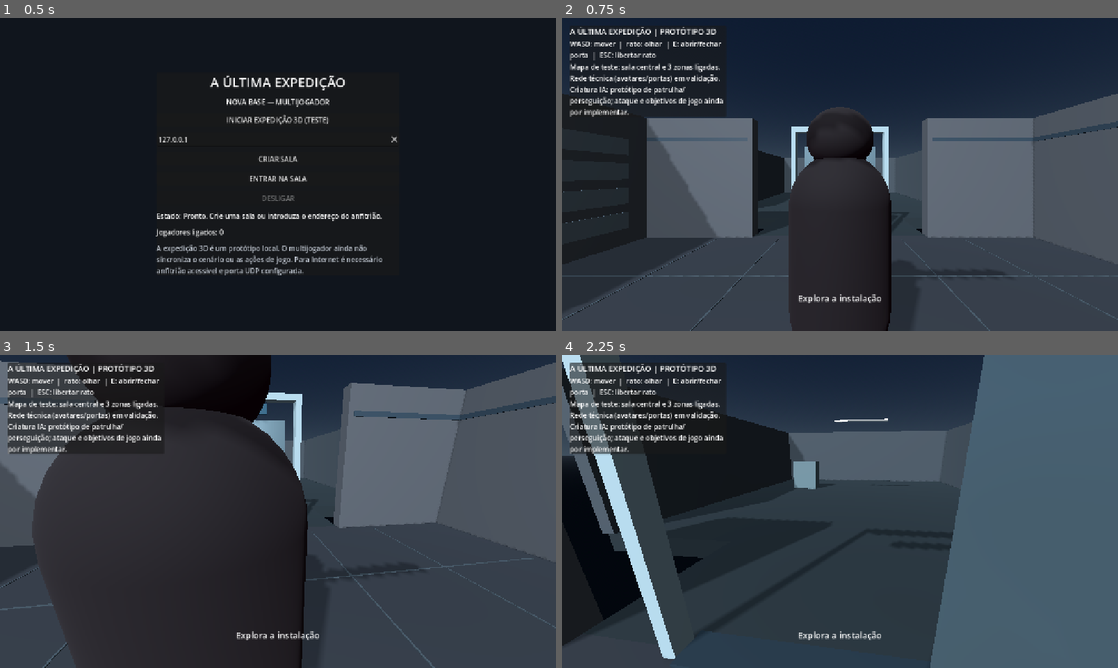
Above: before the commit, frames 1-4 (two rows, left to right).
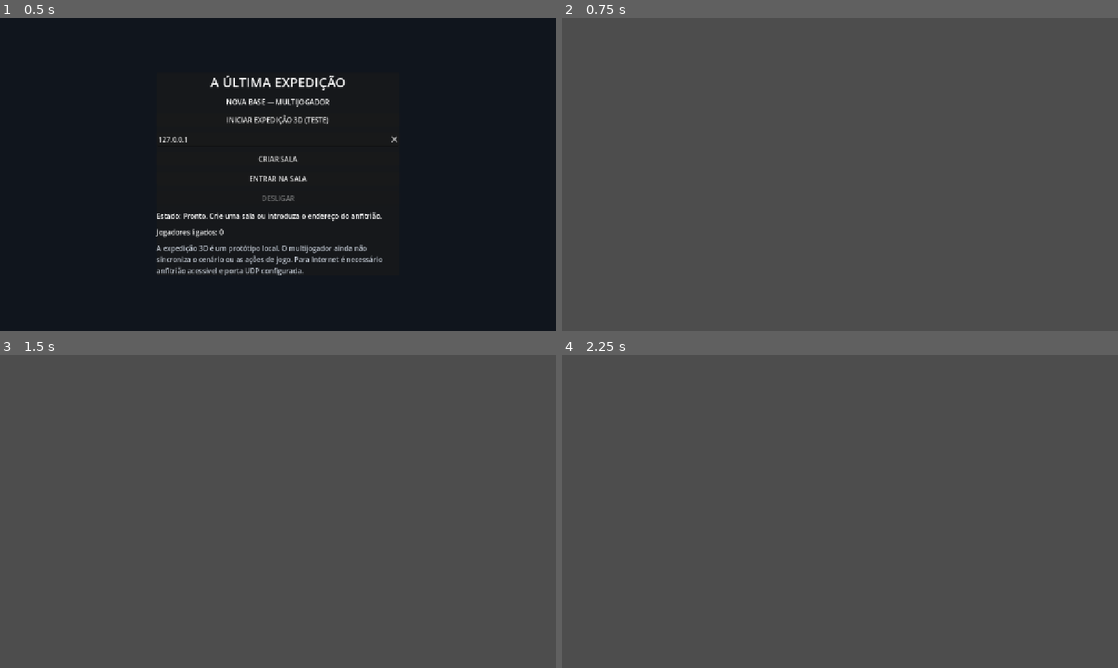
Above: after the commit, the same moments.

Repository: lufime/Valep-lis---Cidade-Viva-
Game: Godot game, scene res://scenes/main.tscn
Same seed, same stepped clock (60 frames per second), same inputs: the game is played once before the commit and once after it.
Inputs (mouse positions are in pixels of both pictures, inside the frame that each line leads up to):
- Up to frame 1 (0.5 s): no input
- Up to frame 2 (0.75 s): click "INICIAR EXPEDIÇÃO 3D (TESTE)" at 0.5 s
- Up to frame 3 (1.5 s): tap Enter at 1.25 s; move the mouse to (305, 511) at 1.27 s; hold W from 1.28 s (still down); tap E at 1.35 s; click (305, 511) at 1.42 s
- Up to frame 4 (2.25 s): keep holding W; move the mouse to (812, 511) at 2.02 s; tap E at 2.1 s

Frame 1 is identical in both runs. In frame 2, 70% of the frame differs, in the area x 0-100%, y 0-100%; in frame 3, 64%; in frame 4, 97%.
Error after the commit: Parse Error: Function "_build_environment()" not found in base self. (res://scripts/expedition_3d.gd:441)

Commit message:
Evitar consulta repetida do ID ENet após queda da ligação

Diff:
--- a/expedicao/scripts/expedition_3d.gd
+++ b/expedicao/scripts/expedition_3d.gd
@@ -18,6 +18,7 @@
 var _player_states: Dictionary = {}
 var _last_server_sync_msec: Dictionary = {}
 var _sync_elapsed := 0.0
+var _local_peer_id := 1
 
 func _process(delta: float) -> void:
 	var blend := 1.0 - exp(-12.0 * delta)
@@ -43,7 +44,7 @@
 	# get_unique_id() quando o peer ENet já não está ativo.
 	var peer_id := 1
 	if connection_active:
-		peer_id = multiplayer.get_unique_id()
+		peer_id = _local_peer_id
 	var state := {"position": _local_player.global_position, "yaw": _local_player.rotation.y, "pitch": float(_local_player.get("pitch"))}
 	_player_states[peer_id] = state
 	if not connection_active:
@@ -56,6 +57,7 @@
 func _register_with_host() -> void:
 	if multiplayer.multiplayer_peer != null and multiplayer.multiplayer_peer.get_connection_status() == MultiplayerPeer.CONNECTION_CONNECTED:
 		var p := multiplayer.get_unique_id()
+		_local_peer_id = p
 		_rpc_register_player.rpc_id(1, p, _local_player.global_position, _local_player.rotation.y, float(_local_player.get("pitch")))
 
 @rpc("any_peer", "call_remote", "reliable")
@@ -498,228 +500,3 @@
 	# depois da gravidade, e uma margem a tocar no chão bloquearia todo o movimento horizontal.
 	query.transform = Transform3D(Basis.IDENTITY, previous_position + Vector3(0.0, 0.92, 0.0))
 	query.motion = displacement
-	query.margin = 0.005
-	if is_instance_valid(_local_player):
-		query.exclude = [_local_player.get_rid()]
-	var space := world.direct_space_state
-	# Não aceitamos uma trajetória que comece dentro de uma parede/porta.
-	if not space.intersect_shape(query, 8).is_empty():
-		return false
-	var fractions := space.cast_motion(query)
-	if fractions.size() < 2:
-		return false
-	return float(fractions[0]) >= 0.999
-
-func _build_environment() -> void:
-	var environment := WorldEnvironment.new()
-	var env := Environment.new()
-	env.background_mode = Environment.BG_SKY
-	env.sky = Sky.new()
-	var sky_material := ProceduralSkyMaterial.new()
-	sky_material.sky_top_color = Color("#101a2a")
-	sky_material.sky_horizon_color = Color("#35404a")
-	sky_material.ground_bottom_color = Color("#080b10")
-	sky_material.ground_horizon_color = Color("#20262d")
-	env.sky.sky_material = sky_material
-	env.ambient_light_source = Environment.AMBIENT_SOURCE_COLOR
-	env.ambient_light_color = Color("#858585")
-	env.ambient_light_energy = 0.32
-	env.tonemap_mode = Environment.TONE_MAPPER_FILMIC
-	environment.environment = env
-	add_child(environment)
-
-	var light := DirectionalLight3D.new()
-	light.rotation_degrees = Vector3(-38, -28, 0)
-	light.light_energy = 0.62
-	light.shadow_enabled = true
-	light.shadow_opacity = 0.55
-	light.shadow_blur = 1.0
-	add_child(light)
-
-	var fill := OmniLight3D.new()
-	fill.position = Vector3(0, 2.7, 0)
-	fill.light_color = Color("#ffffff")
-	fill.light_energy = 0.18
-	fill.omni_range = 12.0
-	add_child(fill)
-
-func _build_map() -> void:
-	# Central room, two side rooms and a rear corridor, connected by real door openings.
-	_add_box("CentralFloor", Vector3(0, -0.2, 0), Vector3(10, 0.4, 10), Color("#303740"))
-	_add_box("NorthRoomFloor", Vector3(0, -0.2, -12), Vector3(10, 0.4, 10), Color("#29343b"))
-	_add_box("EastRoomFloor", Vector3(12, -0.2, 0), Vector3(10, 0.4, 10), Color("#34333a"))
-	_add_box("SouthRoomFloor", Vector3(0, -0.2, 12), Vector3(10, 0.4, 10), Color("#2e353a"))
-
-	# Fill the 2 m gaps between the central room and each outer zone so
-	# players have continuous collision floor while crossing the doorways.
-	_add_box("NorthConnectorFloor", Vector3(0, -0.2, -6), Vector3(4.4, 0.4, 2), Color("#29343b"))
-	_add_box("EastConnectorFloor", Vector3(6, -0.2, 0), Vector3(2, 0.4, 4.4), Color("#34333a"))
-	_add_box("SouthConnectorFloor", Vector3(0, -0.2, 6), Vector3(4.4, 0.4, 2), Color("#2e353a"))
-
-	# Central room walls with openings at each connection.
-	_add_box("CentralWestWall", Vector3(-5, 1.5, 0), Vector3(0.3, 3, 10), Color("#505760"))
-	_add_box("CentralEastUpper", Vector3(5, 1.5, -3.6), Vector3(0.3, 3, 2.8), Color("#505760"))
-	_add_box("CentralEastLower", Vector3(5, 1.5, 3.6), Vector3(0.3, 3, 2.8), Color("#505760"))
-	_add_box("CentralNorthLeft", Vector3(-3.6, 1.5, -5), Vector3(2.8, 3, 0.3), Color("#505760"))
-	_add_box("CentralNorthRight", Vector3(3.6, 1.5, -5), Vector3(2.8, 3, 0.3), Color("#505760"))
-	_add_box("CentralSouthLeft", Vector3(-3.6, 1.5, 5), Vector3(2.8, 3, 0.3), Color("#505760"))
-	_add_box("CentralSouthRight", Vector3(3.6, 1.5, 5), Vector3(2.8, 3, 0.3), Color("#505760"))
-
-	# Outer walls for connected zones.
-	_add_box("NorthWest", Vector3(-5, 1.5, -12), Vector3(0.3, 3, 10), Color("#46515b"))
-	_add_box("NorthEast", Vector3(5, 1.5, -12), Vector3(0.3, 3, 10), Color("#46515b"))
-	_add_box("NorthBack", Vector3(0, 1.5, -17), Vector3(10, 3, 0.3), Color("#46515b"))
-	_add_box("EastTop", Vector3(12, 1.5, -5), Vector3(10, 3, 0.3), Color("#46515b"))
-	_add_box("EastBottom", Vector3(12, 1.5, 5), Vector3(10, 3, 0.3), Color("#46515b"))
-	_add_box("EastBack", Vector3(17, 1.5, 0), Vector3(0.3, 3, 10), Color("#46515b"))
-	_add_box("SouthWest", Vector3(-5, 1.5, 12), Vector3(0.3, 3, 10), Color("#46515b"))
-	_add_box("SouthEast", Vector3(5, 1.5, 12), Vector3(0.3, 3, 10), Color("#46515b"))
-	_add_box("SouthBack", Vector3(0, 1.5, 17), Vector3(10, 3, 0.3), Color("#46515b"))
-
-	_add_door("DoorToNorth", Vector3(0, 1.15, -5), 0.0)
-	_add_door("DoorToEast", Vector3(5, 1.15, 0), PI / 2.0)
-	_add_door("DoorToSouth", Vector3(0, 1.15, 5), 0.0)
-	_add_box("NorthConsole", Vector3(-2.7, 0.65, -13.5), Vector3(1.1, 1.3, 0.7), Color("#657d88"))
-	_add_box("EastCrate", Vector3(14.5, 0.55, 2.5), Vector3(1.2, 1.1, 1.2), Color("#75634d"))
-	_add_box("SouthTable", Vector3(1.8, 0.8, 13.5), Vector3(2.2, 1.6, 1.0), Color("#4c555d"))
-
-
-	# Molduras finas posicionadas fora do volume útil das passagens.
-	var frame_color := Color("#8da7b5")
-	var frame_dark := Color("#263744")
-	# Ligações norte/sul: vãos com 2,2 m, sem painéis fixos a atravessar a passagem.
-	for z_pos in [-5.0, 5.0]:
-		for x_pos in [-1.18, 1.18]:
-			_add_box("DoorFramePost_%s_%s" % [str(z_pos), str(x_pos)], Vector3(x_pos, 1.35, z_pos), Vector3(0.12, 2.7, 0.18), frame_color)
-		_add_box("DoorFrameHeader_%s" % str(z_pos), Vector3(0, 2.72, z_pos), Vector3(2.48, 0.12, 0.18), frame_color)
-		_add_box("DoorFrameThreshold_%s" % str(z_pos), Vector3(0, 0.025, z_pos), Vector3(2.2, 0.035, 0.30), frame_dark)
-	# Ligação este: moldura rodando 90 graus em torno do eixo vertical.
-	for z_pos in [-1.18, 1.18]:
-		_add_box("DoorFramePostEast_%s" % str(z_pos), Vector3(5.0, 1.35, z_pos), Vector3(0.18, 2.7, 0.12), frame_color)
-	_add_box("DoorFrameHeaderEast", Vector3(5.0, 2.72, 0), Vector3(0.18, 0.12, 2.48), frame_color)
-	_add_box("DoorFrameThresholdEast", Vector3(5.0, 0.025, 0), Vector3(0.30, 0.035, 2.2), frame_dark)
-
-	# Luzes de teto discretas; sem objetos luminosos a bloquear os vãos.
-	_add_detail_box("CeilingLightCentral", Vector3(0, 2.86, 0), Vector3(2.0, 0.045, 0.22), Color("#d6efff"), 0.12)
-	_add_detail_box("CeilingLightNorth", Vector3(0, 2.86, -12), Vector3(2.0, 0.045, 0.22), Color("#d6efff"), 0.12)
-	_add_detail_box("CeilingLightEast", Vector3(12, 2.86, 0), Vector3(0.22, 0.045, 2.0), Color("#d6efff"), 0.12)
-	_add_detail_box("CeilingLightSouth", Vector3(0, 2.86, 12), Vector3(2.0, 0.045, 0.22), Color("#d6efff"), 0.12)
-	_add_detail_box("NorthZoneSign", Vector3(0, 2.45, -4.72), Vector3(1.05, 0.18, 0.04), Color("#214c63"), 0.20)
-	_add_detail_box("EastZoneSign", Vector3(4.72, 2.45, 0), Vector3(0.04, 0.18, 1.05), Color("#214c63"), 0.20)
-	_add_detail_box("SouthZoneSign", Vector3(0, 2.45, 4.72), Vector3(1.05, 0.18, 0.04), Color("#214c63"), 0.20)
-
-	# Acabamentos de instalação: juntas no piso, rodapés técnicos e painéis de parede.
-	var floor_joint := Color("#46535d")
-	var wall_panel := Color("#657581")
-	var wall_shadow := Color("#394957")
-	for x_pos in [-3.0, -1.5, 1.5, 3.0]:
-		_add_detail_box("FloorJointX_%s" % str(x_pos), Vector3(x_pos, 0.008, 0), Vector3(0.018, 0.008, 9.4), floor_joint)
-	for z_pos in [-3.0, -1.5, 1.5, 3.0]:
-		_add_detail_box("FloorJointZ_%s" % str(z_pos), Vector3(0, 0.009, z_pos), Vector3(9.4, 0.008, 0.018), floor_joint)
-	# Painéis pouco profundos na parede oeste; não alteram colisões nem largura dos corredores.
-	for y_pos in [0.55, 1.1, 1.65, 2.2]:
-		_add_detail_box("WestWallPanel_%s" % str(y_pos), Vector3(-4.81, y_pos, 0), Vector3(0.025, 0.36, 8.8), wall_panel)
-	# Faixas técnicas nas paredes laterais, afastadas das aberturas das portas.
-	_add_detail_box("EastUpperWallBand", Vector3(4.81, 2.45, -3.55), Vector3(0.025, 0.10, 2.5), wall_shadow)
-	_add_detail_box("EastLowerWallBand", Vector3(4.81, 2.45, 3.55), Vector3(0.025, 0.10, 2.5), wall_shadow)
-	_add_detail_box("NorthLeftWallBand", Vector3(-3.55, 2.45, -4.81), Vector3(2.5, 0.10, 0.025), wall_shadow)
-	_add_detail_box("NorthRightWallBand", Vector3(3.55, 2.45, -4.81), Vector3(2.5, 0.10, 0.025), wall_shadow)
-	_add_detail_box("SouthLeftWallBand", Vector3(-3.55, 2.45, 4.81), Vector3(2.5, 0.10, 0.025), wall_shadow)
-	_add_detail_box("SouthRightWallBand", Vector3(3.55, 2.45, 4.81), Vector3(2.5, 0.10, 0.025), wall_shadow)
-
-func _add_detail_box(label: String, pos: Vector3, size: Vector3, color: Color, emission: float = 0.0) -> void:
-	var detail := MeshInstance3D.new()
-	detail.name = label
-	detail.position = pos
-	var mesh := BoxMesh.new()
-	mesh.size = size
-	detail.mesh = mesh
-	var material := StandardMaterial3D.new()
-	material.albedo_color = color
-	material.roughness = 0.42
-	if emission > 0.0:
-		material.emission_enabled = true
-		material.emission = color
-		material.emission_energy_multiplier = emission
-	detail.material_override = material
-	add_child(detail)
-
-func _add_box(label: String, pos: Vector3, size: Vector3, color: Color) -> void:
-	var body := StaticBody3D.new()
-	body.name = label
-	body.position = pos
-	var mesh_instance := MeshInstance3D.new()
-	var mesh := BoxMesh.new()
-	mesh.size = size
-	mesh_instance.mesh = mesh
-	var material := StandardMaterial3D.new()
-	material.albedo_color = color
-	material.roughness = 0.82
-	mesh_instance.material_override = material
-	body.add_child(mesh_instance)
-	var collision := CollisionShape3D.new()
-	var shape := BoxShape3D.new()
-	shape.size = size
-	collision.shape = shape
-	body.add_child(collision)
-	add_child(body)
-
-func _add_door(label: String, pos: Vector3, yaw: float) -> void:
-	# Hinge the door at one edge so the opened panel swings out of the walking line.
-	# The pivot is offset from the doorway centre; the child body is offset back
-	# so the closed panel remains centred in the opening.
-	var hinge_offset := Vector3(0.9, 0.0, 0.0).rotated(Vector3.UP, yaw)
-	var door := Node3D.new()
-	door.name = label
-	door.position = pos + hinge_offset
-	door.rotation.y = yaw
-	door.set_meta("is_door", true)
-	door.set_meta("open", false)
-	door.set_meta("closed_yaw", yaw)
-	door.set_meta("doorway_center", pos)
-
-	var body := StaticBody3D.new()
-	body.name = "DoorCollider"
-	body.position = Vector3(-0.9, 0.0, 0.0)
-	body.set_meta("is_door", true)
-	body.set_meta("door_root", NodePath(".."))
-	var mesh_instance := MeshInstance3D.new()
-	var mesh := BoxMesh.new()
-	mesh.size = Vector3(1.8, 2.3, 0.16)
-	mesh_instance.mesh = mesh
-	var material := StandardMaterial3D.new()
-	material.albedo_color = Color("#6d8795")
-	material.metallic = 0.45
-	material.roughness = 0.38
-	mesh_instance.material_override = material
-	body.add_child(mesh_instance)
-	var collision := CollisionShape3D.new()
-	var shape := BoxShape3D.new()
-	shape.size = Vector3(1.8, 2.3, 0.16)
-	collision.shape = shape
-	body.add_child(collision)
-	door.add_child(body)
-	add_child(door)
-
-func _build_hud() -> void:
-	var layer := CanvasLayer.new()
-	layer.name = "HUD"
-	add_child(layer)
-	var panel := PanelContainer.new()
-	panel.position = Vector2(18, 18)
-	panel.custom_minimum_size = Vector2(360, 0)
-	layer.add_child(panel)
-	var stack := VBoxContainer.new()
-	panel.add_child(stack)
-	var title := Label.new()
-	title.text = "A ÚLTIMA EXPEDIÇÃO | PROTÓTIPO 3D"
-	title.add_theme_font_size_override("font_size", 18)
-	stack.add_child(title)
-	var info := Label.new()
-	info.text = "WASD: mover  |  rato: olhar  |  E: abrir/fechar porta  |  ESC: libertar rato"
-	info.autowrap_mode = TextServer.AUTOWRAP_WORD_SMART
-	stack.add_child(info)
-	var note := Label.new()
-	note.text = "Mapa de teste: sala central e 3 zonas ligadas. Rede técnica (avatares/portas) em validação. Criatura IA: protótipo de patrulha/perseguição; ataque e objetivos de jogo ainda por implementar."
-	note.autowrap_mode = TextServer.AUTOWRAP_WORD_SMART
-	stack.add_child(note)
